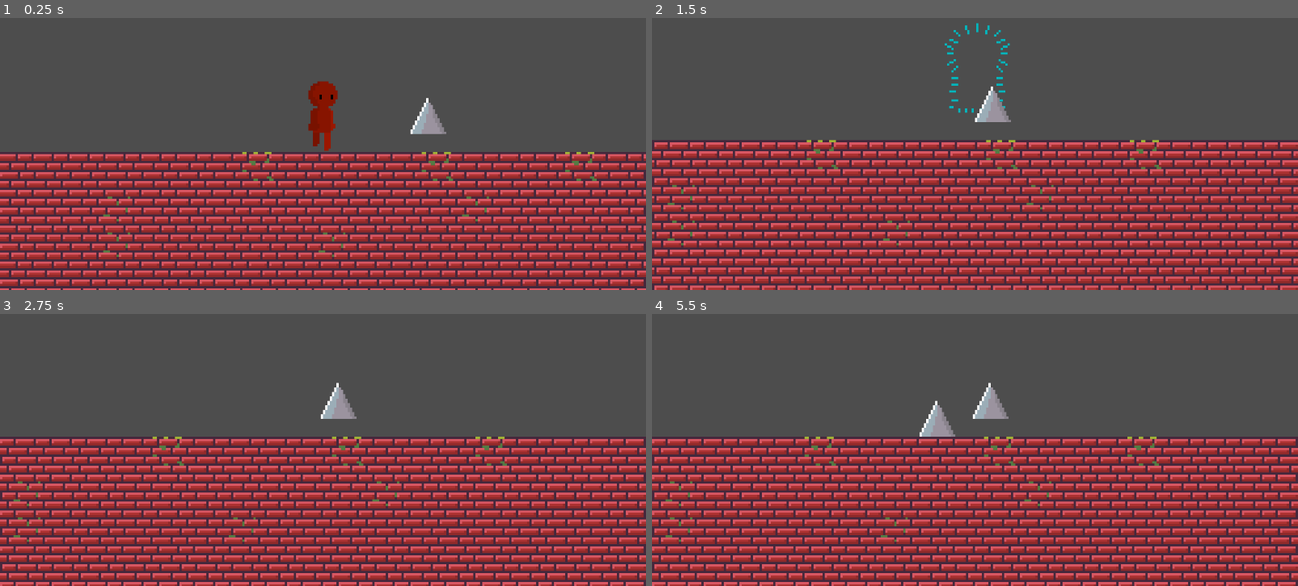
Above: before the commit, frames 1-4 (two rows, left to right).
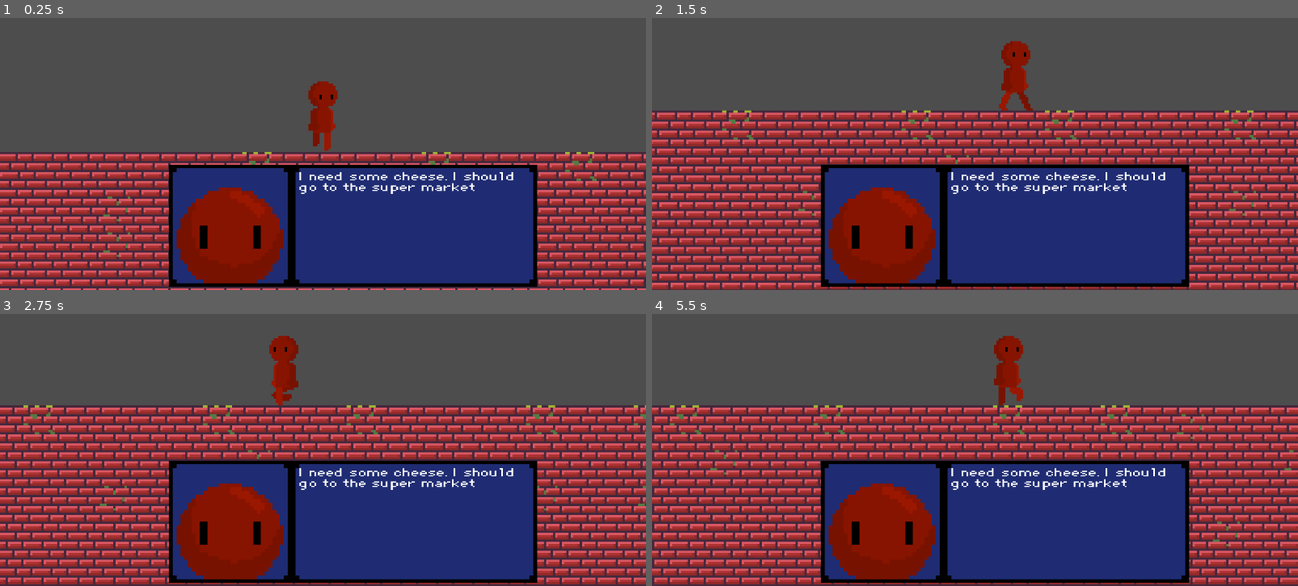
Above: after the commit, the same moments.

Repository: ratmanZorry/GJL-game-parade-game
Game: Godot game, scene res://scenes/main.tscn
Same seed, same stepped clock (60 frames per second), same inputs: the game is played once before the commit and once after it.
Inputs:
- Up to frame 1 (0.25 s): no input
- Up to frame 2 (1.5 s): hold Right (right) from 0.53 s (still down); tap Space (jump) at 0.77 s
- Up to frame 3 (2.75 s): tap Space (jump) at 1.52 s; release Right (right) at 2.03 s; hold A (left) from 2.03 s (still down)
- Up to frame 4 (5.5 s): release A (left) at 2.78 s; hold Right (right) 2.78-4.28 s; tap Space (jump) at 3.02, 3.77, 4.52 s; hold A (left) 4.28-5.03 s; hold Right (right) from 5.03 s (still down)

The runs differ from the first frame. In frame 1, 26% of the frame differs, in the area x 26-84%, y 29-99%; in frame 2, 65%; in frame 3, 66%, in the area x 0-100%, y 8-100%; in frame 4, 65%.

Commit message:
added dialogue box and stuff

Diff:
--- /dev/null
+++ b/loop-maintainer/scenes/dialogue_box.tscn
@@ -0,0 +1,25 @@
+[gd_scene load_steps=4 format=3 uid="uid://c4di3ir7ia2dl"]
+
+[ext_resource type="Texture2D" uid="uid://cno46mgqx8vga" path="res://sprites/dialogue_box.png" id="1_fu8b5"]
+[ext_resource type="Texture2D" uid="uid://bips5r3dapnid" path="res://sprites/player_profile.png" id="2_tm68y"]
+[ext_resource type="FontFile" uid="uid://dt6gge7psusof" path="res://fonts/DePixelKlein.ttf" id="3_tm68y"]
+
+[node name="dialogue_box" type="Node2D"]
+
+[node name="DialogueBox" type="Sprite2D" parent="."]
+position = Vector2(32, 0)
+texture = ExtResource("1_fu8b5")
+
+[node name="PlayerProfile" type="Sprite2D" parent="."]
+position = Vector2(-16, 0)
+texture = ExtResource("2_tm68y")
+
+[node name="RichTextLabel" type="RichTextLabel" parent="."]
+offset_left = 2.0
+offset_top = -14.0
+offset_right = 2001.43
+offset_bottom = 1318.77
+scale = Vector2(0.03, 0.021)
+theme_override_fonts/normal_font = ExtResource("3_tm68y")
+theme_override_font_sizes/normal_font_size = 130
+text = "I need some cheese. I should go to the super market"
--- a/loop-maintainer/scenes/main.tscn
+++ b/loop-maintainer/scenes/main.tscn
@@ -6,6 +6,7 @@
 [ext_resource type="PackedScene" uid="uid://mnrtaxsycxga" path="res://scenes/big_spike.tscn" id="4_jyhfs"]
 [ext_resource type="Script" uid="uid://dc4v7q65j238f" path="res://scripts/obstacle_spawner.gd" id="5_tbgi4"]
 [ext_resource type="PackedScene" uid="uid://dlhtcivj0htu8" path="res://scenes/little_spike.tscn" id="6_tefeu"]
+[ext_resource type="PackedScene" uid="uid://c4di3ir7ia2dl" path="res://scenes/dialogue_box.tscn" id="7_o6xl0"]
 
 [sub_resource type="TileSetAtlasSource" id="TileSetAtlasSource_sugp2"]
 texture = ExtResource("2_0wfyh")
@@ -89,9 +90,12 @@
 zoom = Vector2(4, 4)
 position_smoothing_enabled = true
 
-[node name="big_spike" parent="." instance=ExtResource("4_jyhfs")]
-position = Vector2(52, 40)
-
 [node name="obstacle_spawner" type="Node" parent="."]
 script = ExtResource("5_tbgi4")
 easy_obstacles = Array[PackedScene]([ExtResource("4_jyhfs"), ExtResource("6_tefeu")])
+
+[node name="CanvasLayer" type="CanvasLayer" parent="."]
+
+[node name="dialogue_box" parent="CanvasLayer" instance=ExtResource("7_o6xl0")]
+position = Vector2(520, 533)
+scale = Vector2(6.84, 6.84)
--- a/loop-maintainer/scripts/game_manager.gd
+++ b/loop-maintainer/scripts/game_manager.gd
@@ -3,5 +3,6 @@
 var should_spawn_obstacles := false
 
 func _ready() -> void:
-	await get_tree().create_timer(3).timeout
-	should_spawn_obstacles = true
+	#await get_tree().create_timer(3).timeout
+	#should_spawn_obstacles = true
+	pass
Binary file added: loop-maintainer/fonts/CutePixel.ttf
Not shown, added: loop-maintainer/fonts/CutePixel.ttf.import
Binary file added: loop-maintainer/fonts/DePixelBreit.ttf
Not shown, added: loop-maintainer/fonts/DePixelBreit.ttf.import
Binary file added: loop-maintainer/fonts/DePixelBreitFett.ttf
Not shown, added: loop-maintainer/fonts/DePixelBreitFett.ttf.import
Binary file added: loop-maintainer/fonts/DePixelHalbfett.ttf
Not shown, added: loop-maintainer/fonts/DePixelHalbfett.ttf.import
Binary file added: loop-maintainer/fonts/DePixelKlein.ttf
Not shown, added: loop-maintainer/fonts/DePixelKlein.ttf.import
Binary file added: loop-maintainer/fonts/PIXEL-LI.TTF
Not shown, added: loop-maintainer/fonts/PIXEL-LI.TTF.import
(and 9 more such lines)
